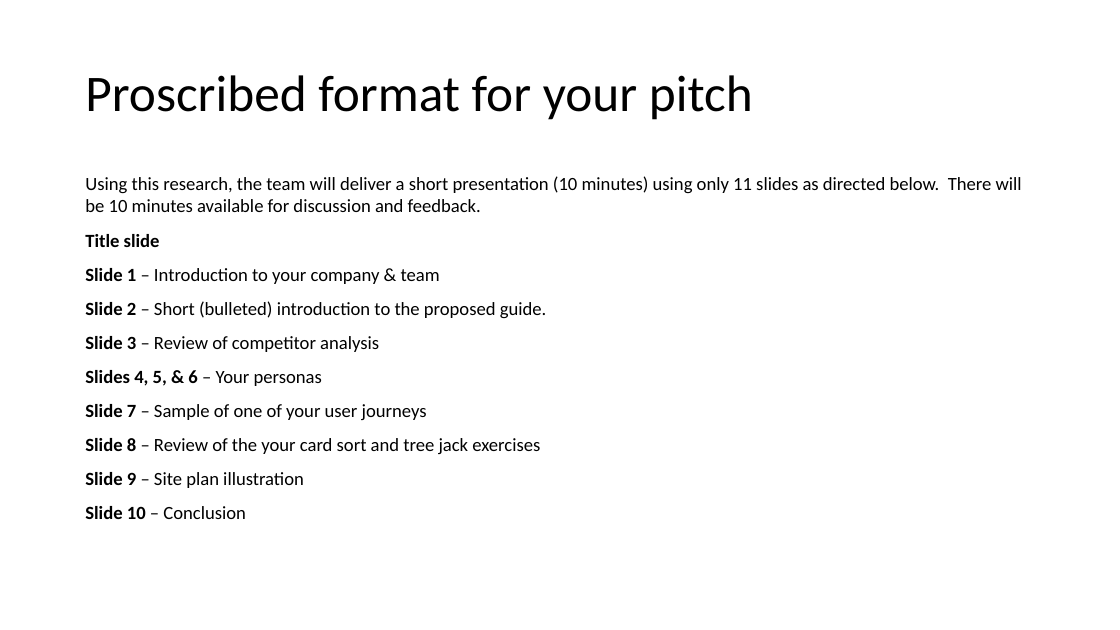
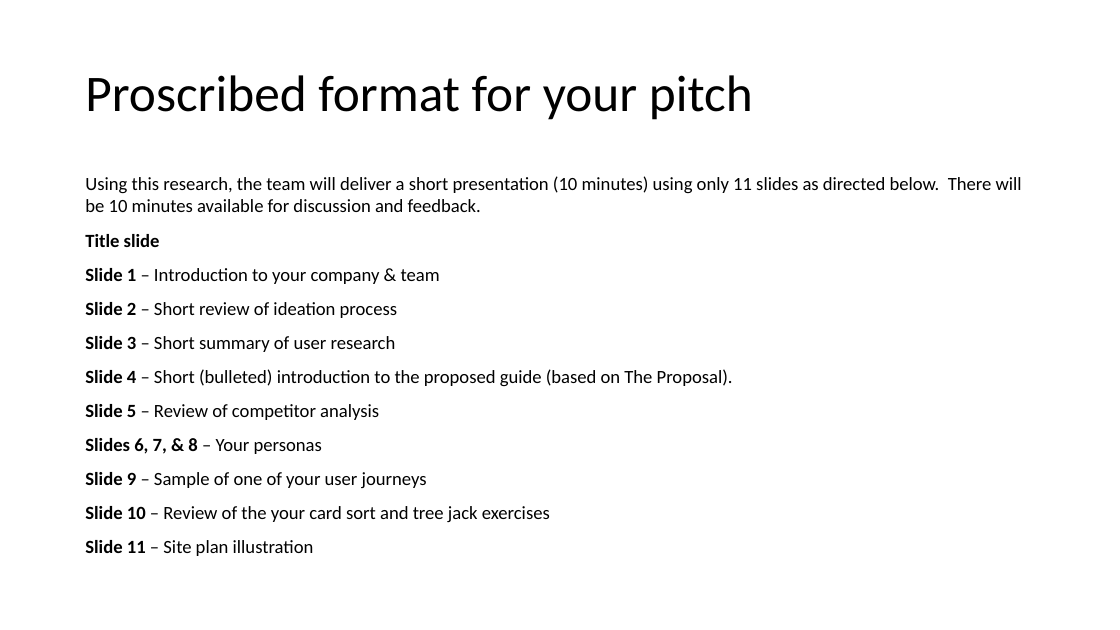
Before and after one commit to GeorgeGray97/level5-portfolio, a slide deck: slide 1 of templates/template_sp2_presentation.pptx. Drawn at 1120x630 pixels with LibreOffice and Linux fonts; fonts in the diff are those of the drawing. Boxes give left, top, right and bottom in pixels: in the first picture for what was removed or moved away, otherwise in the second. Text is boxed around its words. In the diff, an @@ line names an element or a change of style, - is before the commit and + after.

Commit message:
updates following revision of sp2
marksheet and slides updated for ideation, user research and proposal.

```diff
--- a/templates/template_sp2_presentation.pptx
+++ b/templates/template_sp2_presentation.pptx
@@ text at <box>85,302,733,556</box>: text changed @@
-Slide 2 – Short (bulleted) introduction to the proposed guide.
-Slide 3 – Review of competitor analysis
-Slides 4, 5, & 6 – Your personas
-Slide 7 – Sample of one of your user journeys
-Slide 8 – Review of the your card sort and tree jack exercises
-Slide 9 – Site plan illustration
-Slide 10 – Conclusion
+Slide 2 – Short review of ideation process
+Slide 3 – Short summary of user research
+Slide 4 – Short (bulleted) introduction to the proposed guide (based on The Proposal).
+Slide 5 – Review of competitor analysis
+Slides 6, 7, & 8 – Your personas
+Slide 9 – Sample of one of your user journeys
+Slide 10 – Review of the your card sort and tree jack exercises
+Slide 11 – Site plan illustration
```
Also in this commit, not shown: 2 slides added, 1 slide removed, 2 other files.
